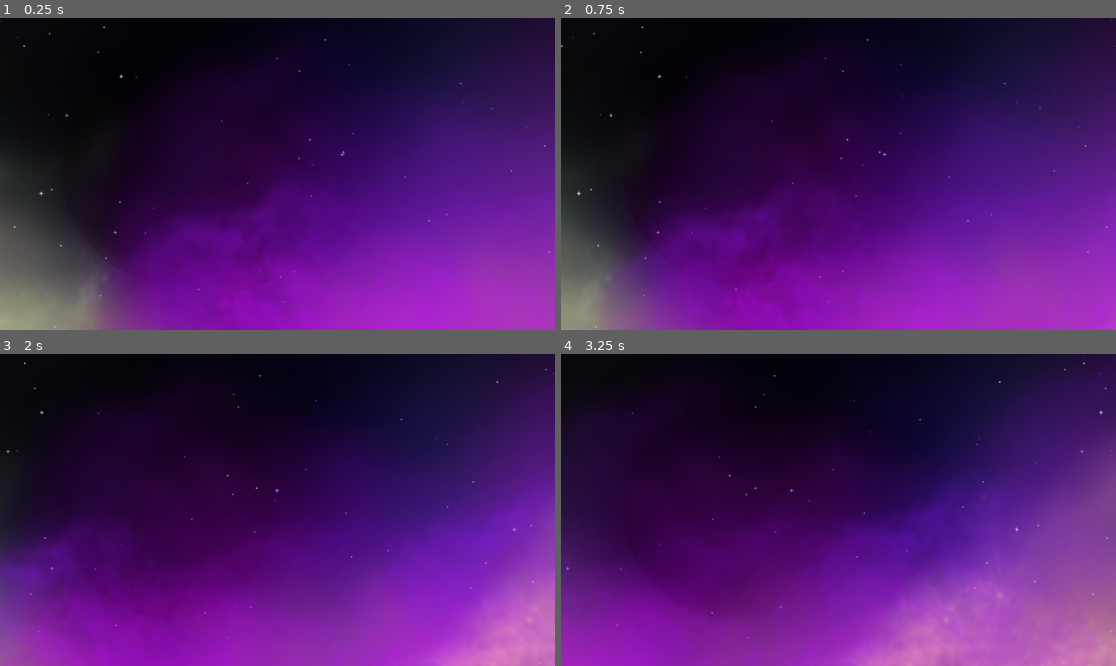
Above: before the commit, frames 1-4 (two rows, left to right).
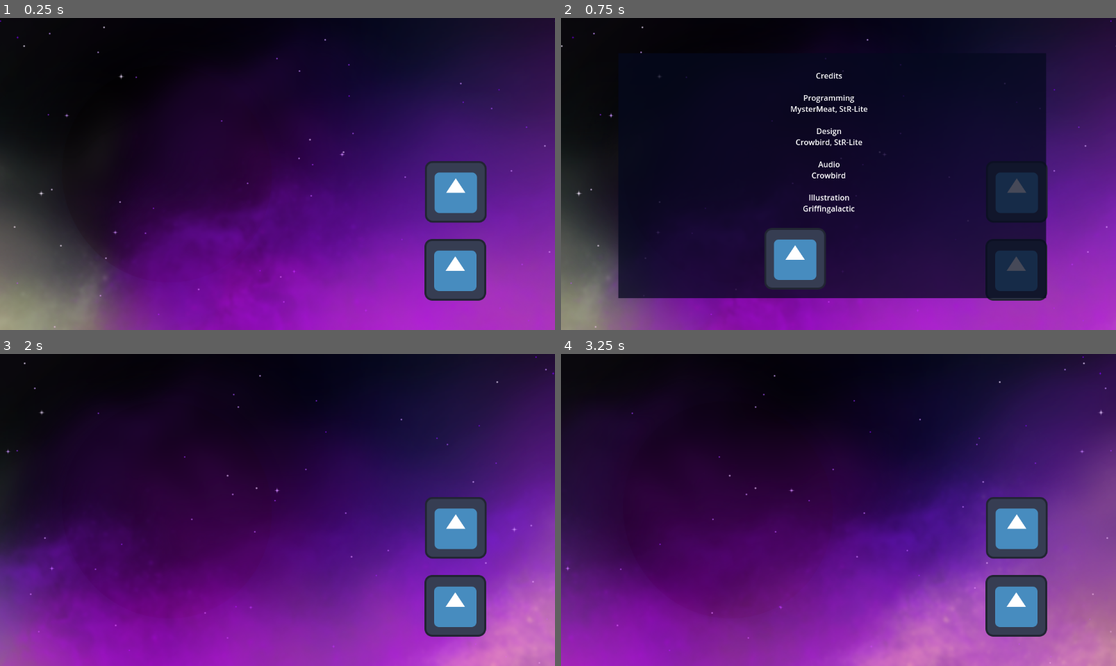
Above: after the commit, the same moments.

Repository: MystrMeat/Game_Jam_2025_Group4
Game: Godot game, scene res://Scenes/title.tscn
Two runs of this game, one before a commit and one after it. Both use one fixed random seed, a clock stepped at 60 frames per second and the inputs below. The project has no main scene, so this scene is started directly. The engine's default icon, where the game draws it, is replaced by a stand-in: a white triangle on a blue panel in a dark square.
Inputs (mouse positions are in pixels of both pictures, inside the frame that each line leads up to):
- Up to frame 1 (0.25 s): no input
- Up to frame 2 (0.75 s): click (1016, 270) at 0.52 s
- Up to frame 3 (2 s): click (266, 594) at 1.27 s
- Up to frame 4 (3.25 s): click (1016, 528) at 2.02 s; click (1016, 528) at 2.77 s

The runs differ from the first frame. In frame 1, 4.4% of the frame differs, in the area x 76-88%, y 45-91%; in frame 2, 39%, in the area x 10-88%, y 12-91%; in frame 3, 4.4%; in frame 4, 4.4%.

Commit message:
title screen buttons + credits menu

Diff:
--- a/Scenes/title.gd
+++ b/Scenes/title.gd
@@ -4,6 +4,10 @@
 @onready var fg_cloud = preload("res://Assets/title_screen/Scrolling_Clouds_Foreground.png")
 @export var cloud_back: Node2D
 @export var cloud_front: Node2D
+@export var play_button: TextureButton
+@export var credits_button: TextureButton
+@export var close_credits: TextureButton
+@export var credits_menu: Control
 var bg_cloud_spd = 2
 var fg_cloud_spd = 4
 
@@ -17,7 +21,6 @@
 func _physics_process(_delta):
 	move_cloud_parallax(cloud_back,bg_cloud_spd)
 	move_cloud_parallax(cloud_front,fg_cloud_spd)
-	pass
 
 func spawn_cloud_inst(cloud, x,y, node):
 	var sprite = Sprite2D.new()
@@ -36,3 +39,16 @@
 			if node.name == "cloud_front":
 				spawn_cloud_inst(fg_cloud, 3840, 108,cloud_front)
 			cloud.queue_free()
+
+func _on_play_pressed():
+	print("play")
+	pass # Replace with function body.
+
+func _on_credits_pressed():
+	print("credits")
+	credits_menu.show()
+	pass # Replace with function body.
+
+func _on_back_pressed():
+	credits_menu.hide()
+	pass # Replace with function body.
--- a/Scenes/title.tscn
+++ b/Scenes/title.tscn
@@ -1,8 +1,9 @@
-[gd_scene load_steps=5 format=3 uid="uid://cb1bp6vb5lnwp"]
+[gd_scene load_steps=6 format=3 uid="uid://cb1bp6vb5lnwp"]
 
 [ext_resource type="Script" uid="uid://010ublnp8sde" path="res://Scenes/title.gd" id="1_w31pl"]
 [ext_resource type="Texture2D" uid="uid://bh55t77q1ubdj" path="res://Assets/title_screen/Background_NoStars.png" id="2_ekrfg"]
 [ext_resource type="Shader" uid="uid://bhl5hejiekm6q" path="res://Shaders/star_parallax.gdshader" id="2_fp2oq"]
+[ext_resource type="Texture2D" uid="uid://cp0dxx5pww388" path="res://icon.svg" id="4_q2qps"]
 
 [sub_resource type="ShaderMaterial" id="ShaderMaterial_q2qps"]
 shader = ExtResource("2_fp2oq")
@@ -18,10 +19,14 @@
 shader_parameter/base_scroll_speed = 0.02
 shader_parameter/additional_scroll_speed = 0.07
 
-[node name="Title" type="Node2D" node_paths=PackedStringArray("cloud_back", "cloud_front")]
+[node name="Title" type="Node2D" node_paths=PackedStringArray("cloud_back", "cloud_front", "play_button", "credits_button", "close_credits", "credits_menu")]
 script = ExtResource("1_w31pl")
 cloud_back = NodePath("cloud_back")
 cloud_front = NodePath("cloud_front")
+play_button = NodePath("play_button")
+credits_button = NodePath("credits_button")
+close_credits = NodePath("credits_menu/ColorRect/back")
+credits_menu = NodePath("credits_menu")
 
 [node name="BackgroundNoStars" type="Sprite2D" parent="."]
 material = SubResource("ShaderMaterial_q2qps")
@@ -32,3 +37,75 @@
 [node name="cloud_back" type="Node2D" parent="."]
 
 [node name="cloud_front" type="Node2D" parent="."]
+
+[node name="play_button" type="TextureButton" parent="."]
+offset_left = 882.0
+offset_top = 297.0
+offset_right = 1010.0
+offset_bottom = 425.0
+texture_normal = ExtResource("4_q2qps")
+
+[node name="credits_button" type="TextureButton" parent="."]
+offset_left = 881.0
+offset_top = 459.0
+offset_right = 1009.0
+offset_bottom = 587.0
+texture_normal = ExtResource("4_q2qps")
+
+[node name="credits_menu" type="Control" parent="."]
+visible = false
+layout_mode = 3
+anchors_preset = 0
+offset_right = 1152.0
+offset_bottom = 648.0
+
+[node name="ColorRect" type="ColorRect" parent="credits_menu"]
+layout_mode = 1
+anchors_preset = -1
+anchor_left = 0.103
+anchor_top = 0.113
+anchor_right = 0.874
+anchor_bottom = 0.898
+grow_horizontal = 2
+grow_vertical = 2
+color = Color(0.0196078, 0.0352941, 0.117647, 0.741176)
+
+[node name="RichTextLabel" type="RichTextLabel" parent="credits_menu/ColorRect"]
+layout_mode = 1
+anchors_preset = -1
+anchor_left = 0.03
+anchor_top = 0.068
+anchor_right = 0.955
+anchor_bottom = 0.92
+grow_horizontal = 2
+grow_vertical = 2
+bbcode_enabled = true
+text = "[center]Credits
+
+Programming
+MysterMeat, StR-Lite
+
+Design
+Crowbird, StR-Lite
+
+Audio
+Crowbird
+
+Illustration
+Griffingalactic[/center]"
+
+[node name="back" type="TextureButton" parent="credits_menu/ColorRect"]
+layout_mode = 1
+anchors_preset = -1
+anchor_left = 0.341
+anchor_top = 0.966
+anchor_right = 0.637
+anchor_bottom = 0.966
+offset_top = -128.0
+grow_horizontal = 2
+grow_vertical = 0
+texture_normal = ExtResource("4_q2qps")
+
+[connection signal="pressed" from="play_button" to="." method="_on_play_pressed"]
+[connection signal="pressed" from="credits_button" to="." method="_on_credits_pressed"]
+[connection signal="pressed" from="credits_menu/ColorRect/back" to="." method="_on_back_pressed"]
